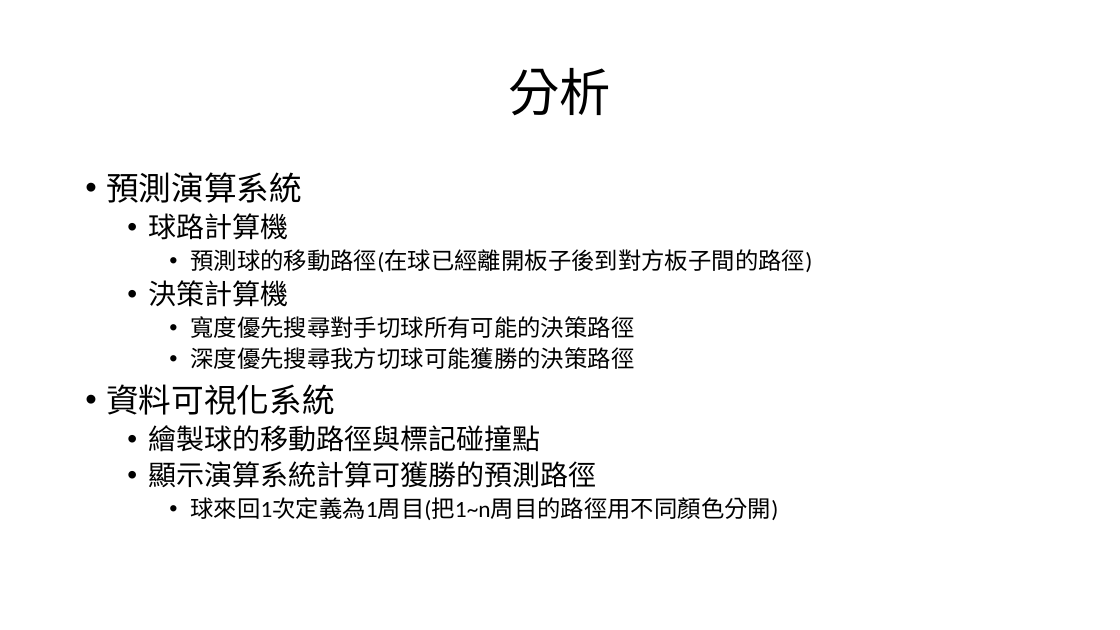
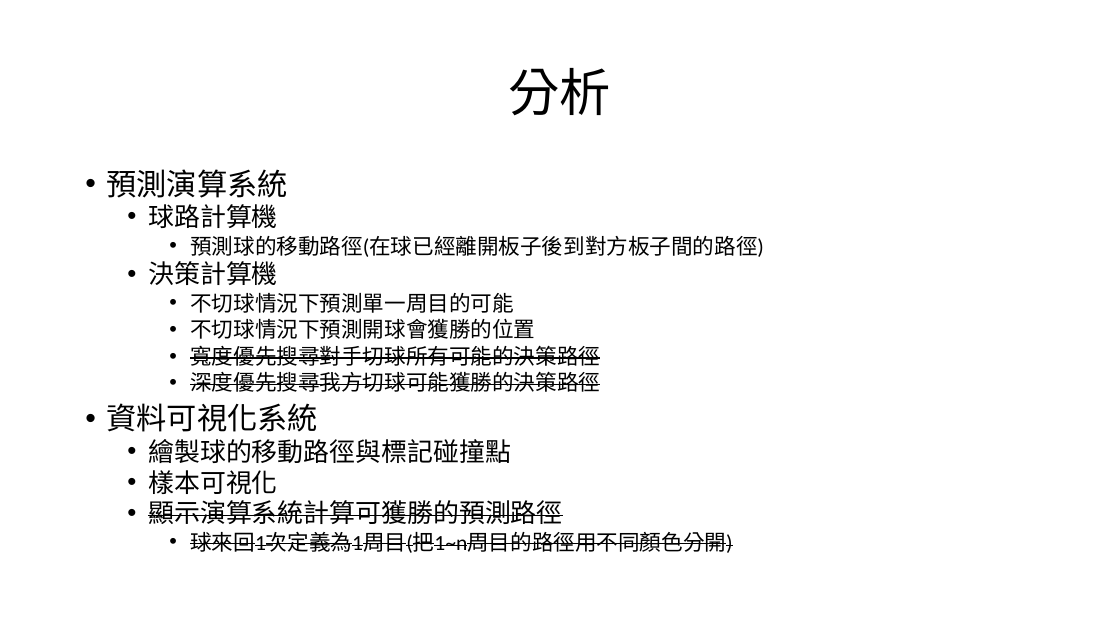
Before and after one commit to HongYu313Lin/-, a slide deck: slide 11 of 乒乓球規格.pptx (slide 5 before the commit). Drawn at 1120x630 pixels with LibreOffice and Linux fonts; fonts in the diff are those of the drawing. Boxes give left, top, right and bottom in pixels: in the first picture for what was removed or moved away, otherwise in the second. Text is boxed around its words. In the diff, an @@ line names an element or a change of style, - is before the commit and + after.

```diff
--- a/乒乓球規格.pptx
+++ b/乒乓球規格.pptx
@@ text at (x1=106, y1=169, x2=764, y2=553): size 28 to 25.9 pt in "預測演算系統", "資料可視化系統"; size 24 to 22.2 pt in "球路計算機", "決策計算機", "繪製球的移動路徑與標記碰撞點", "顯示演算系統計算可獲勝的預測路徑"; size 20 to 18.5 pt in "預測球的移動路徑(在球已經離開板子後到對方板子間的路徑)", "寬度優先搜尋對手切球所有可能的決策路徑", "深度優先搜尋我方切球可能獲勝的決策路徑", "球來回1次定義為1周目(把1~n周目的路徑用不同顏色分開)"; strikethrough on in "寬度優先搜尋對手切球所有可能的決策路徑", "深度優先搜尋我方切球可能獲勝的決策路徑", "顯示演算系統計算可獲勝的預測路徑", "球來回1次定義為1周目(把1~n周目的路徑用不同顏色分開)"; line spacing 0.9 to 0.8 @@
@@ text at (x1=190, y1=293, x2=535, y2=339): paragraphs added @@
+    • 不切球情況下預測單一周目的可能
+    • 不切球情況下預測開球會獲勝的位置
@@ text at (x1=148, y1=470, x2=277, y2=494): paragraph added @@
+  • 樣本可視化
```
Also in this commit, not shown: 5 other slides changed, 28 slides added, 22 other files.
